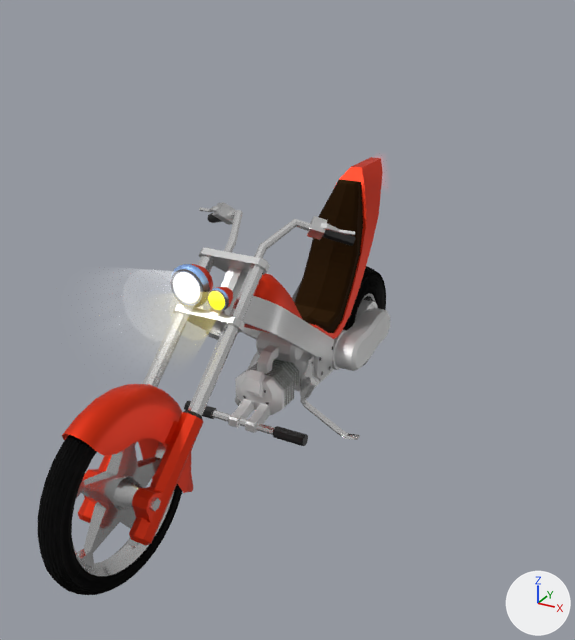
The Blender file vehicle/moto/motorbike.blend: old version first, new version second.
Before and after are seen from a 50 mm lens placed at (1.64, -3.19, 2.04), pointed at (-0.09, -0.04, 0.47). Every picture has the same lights, and +X, +Y and +Z are marked at lower right. The first picture is the older version.

Script lines for the objects in view, before the commit:
```python
ob_forkfeather_r = bpy.data.objects.new('ForkFeather.R', me_cylinder)
ob_forkfeather_r.location = (-0.117, -1.009, 0.655)
ob_forkfeather_r.rotation_euler = (-0.838, 0.0, 0.0)  # degrees (-48, 0, 0)
ob_headlight2_big_light = bpy.data.objects.new('headlight2.big.Light', me_beziercircle_008)
ob_headlight2_big_light.parent = ob_headlight2_big_on
ob_headlight2_big_light.location = (-0.0583, -0.878, 0.937)
ob_headlight2_big_light.rotation_euler = (0.0, 1.571, 0.0)  # degrees (0, 90, 0)
ob_headlight2_small_on_001 = bpy.data.objects.new('headlight2.small.ON.001', me_beziercircle_002)
ob_headlight2_small_on_001.parent = ob_headlight2_small_on
ob_headlight2_small_on_001.location = (0.0729, -0.878, 0.908)
ob_headlight2_small_on_001.rotation_euler = (0.0, 1.571, 0.0)  # degrees (0, 90, 0)
ob_stoplight_on = bpy.data.objects.new('stoplight.ON', me_plane_002)
ob_stoplight_on.location = (0.0, -0.017, 0.416)
ob_stoplight_on.rotation_euler = (-0.611, 0.0, 0.0)  # degrees (-35, 0, 0)
# also in view: 'bridge.up' at (0.0, -0.61, 0.94); 'rocker.rear' at (0.11, 0.33, 0.29); 'pillion_footrest' at (0.0, -0.6, 0.21); 'fender' at (0.0, -1.32, 0.44); 'bridge.down' at (0.0, -0.81, 0.77)
```
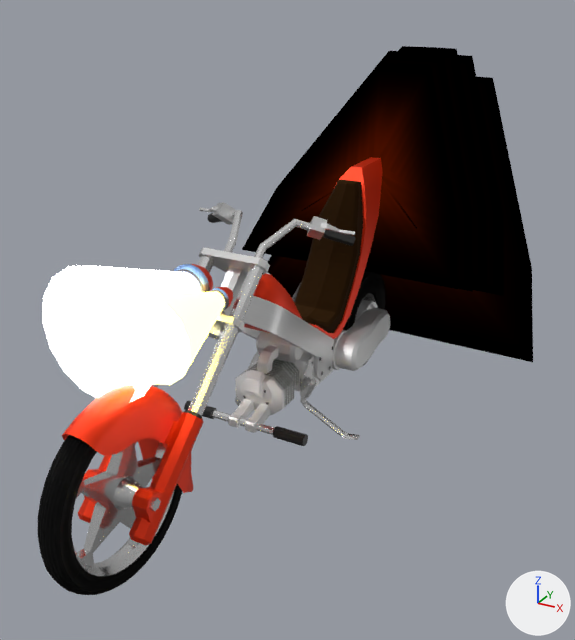
Where the change shows, as pixel boxes [x1, y1, x2, y2] in the pictures (575 x 640 px):
'stoplight.ON', recoloured, reshaped (not visible before)
    after: [242, 46, 533, 362]
'headlight2.big.Light', surface changed
    both: [42, 265, 200, 402]
'headlight2.small.ON.001', surface changed
    both: [112, 291, 225, 385]

Diff of the bpy script that builds the scene:
```diff
--- a/vehicle/moto/motorbike.blend.py
+++ b/vehicle/moto/motorbike.blend.py
@@ mat_rayon @@
 n1 = _N.new('ShaderNodeBsdfPrincipled'); n1.name = 'Principled BSDF'
 n1.inputs[28].default_value = 4.0  # 'Emission Strength'
-n2 = _N.new('ShaderNodeUVMap'); n2.name = 'UV Map'
-n2.uv_map = 'BaseMap'
 n3 = _N.new('ShaderNodeRGB'); n3.name = 'RGB'
 n3.outputs[0].default_value = (1.0, 1.0, 1.0, 1.0)  # 'Color', white #ffffff
-n4 = _N.new('ShaderNodeTexImage'); n4.name = 'Image Texture'
-n4.image = img_lihgt_gradient_png
-_L.new(n2.outputs[0], n4.inputs[0])  # 'UV' to 'Vector'
 _L.new(n1.outputs[0], n0.inputs[0])  # 'BSDF' to 'Surface'
-_L.new(n4.outputs[0], n1.inputs[4])  # 'Color' to 'Alpha'
 _L.new(n3.outputs[0], n1.inputs[0])  # 'Color' to 'Base Color'
@@ mat_rayon_yellow @@
 n1 = _N.new('ShaderNodeBsdfPrincipled'); n1.name = 'Principled BSDF'
 n1.inputs[28].default_value = 4.0  # 'Emission Strength'
-n2 = _N.new('ShaderNodeUVMap'); n2.name = 'UV Map'
-n2.uv_map = 'BaseMap'
 n3 = _N.new('ShaderNodeRGB'); n3.name = 'RGB'
 n3.outputs[0].default_value = (1.0, 0.84, 0.203, 1.0)  # 'Color', yellow #ffec7c
-n4 = _N.new('ShaderNodeTexImage'); n4.name = 'Image Texture'
-n4.image = img_lihgt_gradient_png
-_L.new(n2.outputs[0], n4.inputs[0])  # 'UV' to 'Vector'
 _L.new(n1.outputs[0], n0.inputs[0])  # 'BSDF' to 'Surface'
-_L.new(n4.outputs[0], n1.inputs[4])  # 'Color' to 'Alpha'
 _L.new(n3.outputs[0], n1.inputs[0])  # 'Color' to 'Base Color'
@@ mat_rayon_red @@
 mat_rayon_red = bpy.data.materials.new('rayon.red')
-# nodes: BsdfPrincipled, OutputMaterial, RGB, TexImage, UVMap
-# colours: red #ff0a00
+# nodes: Emission, OutputMaterial, TexImage, UVMap
 # uses the picture img_lihgt_gradient_png
@@ me_plane_002 @@
 # used by ob_stoplight_on; location = (0.0, -0.017, 0.416); rotation_euler = (-0.611, 0.0, 0.0), in degrees (-35, 0, 0)
-me_plane_002.from_pydata(...)  # 10 vertices, 5 faces; spans x -0.147..0.0, y 0.227..0.327, z 0.839..1.117
-me_plane_002.materials.append(mat_baclight_on)
+me_plane_002.from_pydata(...)  # 65 vertices, 29 faces; spans x -0.934..0.0, y 0.22..1.207, z 0.243..2.057
+# me_plane_002 part 1
+# 5 vertices are removed from x -0.147..0.0, y 0.261..0.327, z 0.839..1.117
+# 5 faces are deleted
+# 40 vertices are added at x -0.934..0.0, y 0.22..1.207, z 0.243..2.057
+# 5 new vertices lie (0.053, 0.0, 0.0) away from vertices in x -0.053, y 0.227, z 0.918
+# 5 new vertices lie (0.008, 0.006, 0.03) away from vertices in x -0.053, y 0.227, z 0.918
+# 5 new vertices lie (0.033, 0.018, 0.071) away from vertices in x -0.045, y 0.233, z 0.948
+# 5 new vertices lie (0.012, 0.0, 0.0) away from vertices in x -0.012, y 0.251, z 1.019
+# 29 new faces join them
 me_plane_002.materials.append(mat_rayon_red)
```
